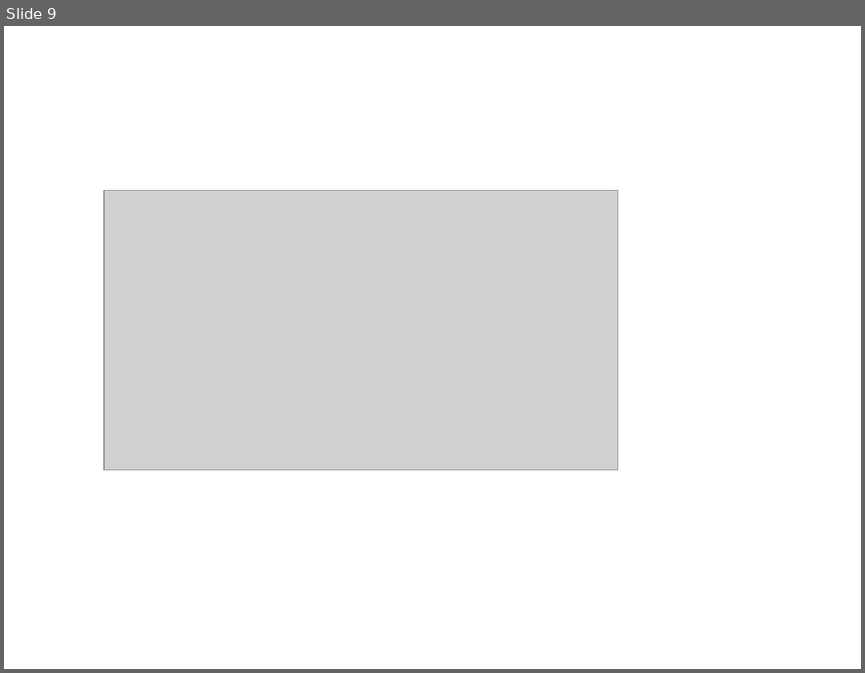
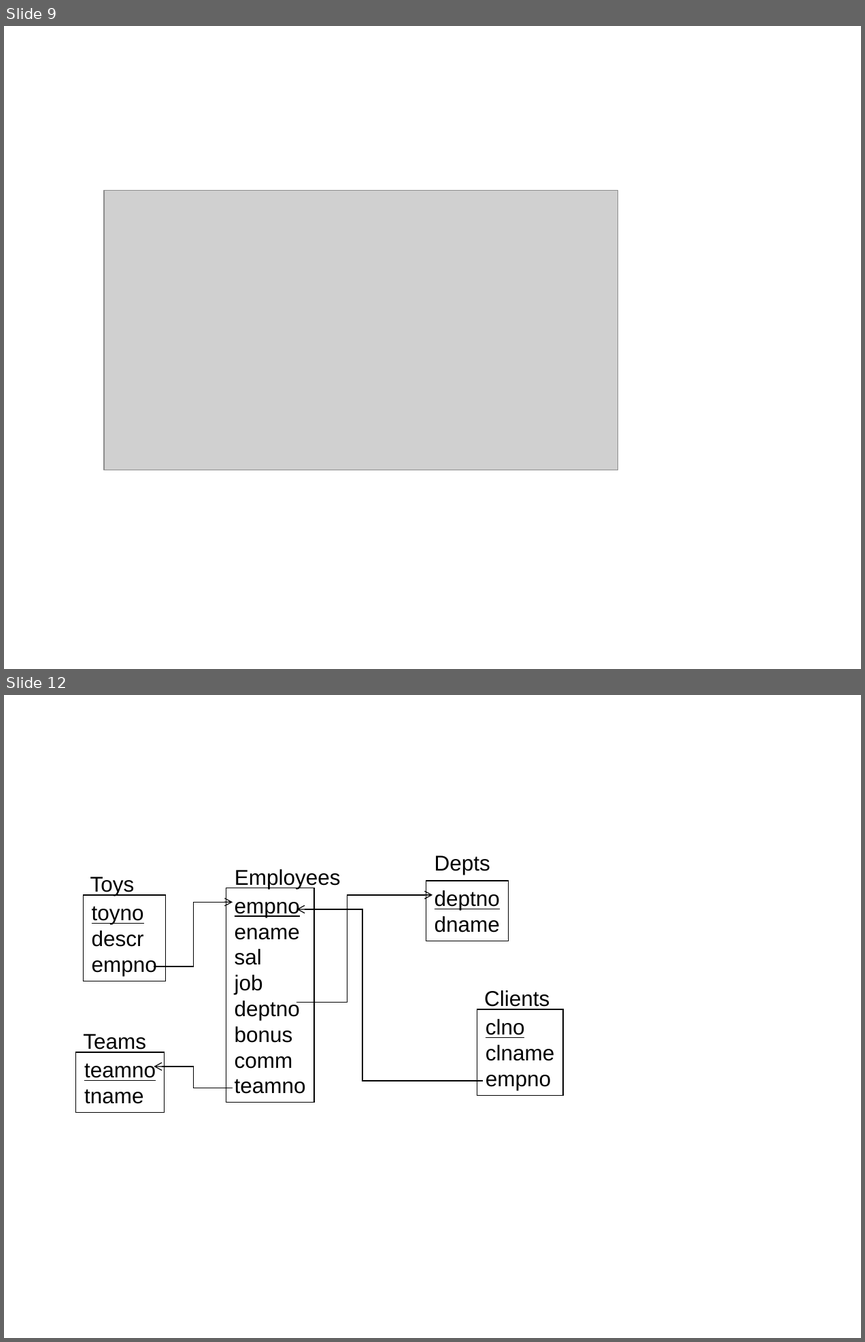
Before and after one commit to kimcharli/src-pe-tools, a slide deck: classes/CS579/dbclass/Project.ppt. Shown one above the other, each under a label of ours: slide 9 before the commit, slides 9 and 12 after it; the slides between them are not shown. The pictures are 865x673 and 865x1342 pixels, drawn with LibreOffice and Linux fonts; fonts in the diff are those of the drawing; grey boxes stand for pictures. Boxes give left, top, right and bottom in pixels: in the first picture for what was removed or moved away, otherwise in the second. Text is boxed around its words. In the diff, an @@ line names an element or a change of style, - is before the commit and + after.

```diff
--- a/classes/CS579/dbclass/Project.ppt
+++ b/classes/CS579/dbclass/Project.ppt
@@ slide 12 added at <box>4,695,861,1338</box>, background #FFFFFF @@
@@ text added at <box>434,855,490,875</box>, 18 pt, text #000000 @@
+Depts
@@ text added at <box>90,877,135,896</box>, 18 pt, text #000000 @@
+Toys
@@ text added at <box>235,869,341,889</box>, 18 pt, text #000000 @@
+Employees
@@ rectangle added at <box>83,895,165,981</box>, outline #000000 0.74 pt, 18 pt, text #000000 @@
+toyno
+descr
+empno
@@ rectangle added at <box>226,888,314,1102</box>, outline #000000 0.74 pt, 18 pt, text #000000 @@
+empno
+ename
+sal
+job
+deptno
+bonus
+comm
+teamno
@@ elbow arrow added from (297, 1002) to (432, 895), #000000 0.74 pt @@
@@ rectangle added at <box>426,881,508,941</box>, outline #000000 0.74 pt, 18 pt, text #000000, underline @@
+deptno
+dname
@@ elbow arrow added from (154, 966) to (232, 902), #000000 0.74 pt @@
@@ elbow arrow added from (482, 1081) to (297, 909), #000000 0.74 pt @@
@@ text added at <box>484,990,549,1010</box>, 18 pt, text #000000 @@
+Clients
@@ rectangle added at <box>477,1009,563,1095</box>, outline #000000 0.74 pt, 18 pt, text #000000 @@
+clno
+clname
+empno
@@ text added at <box>83,1034,146,1053</box>, 18 pt, text #000000 @@
+Teams
@@ rectangle added at <box>76,1052,164,1113</box>, outline #000000 0.74 pt, 18 pt, text #000000, underline @@
+teamno
+tname
@@ elbow arrow added from (232, 1087) to (154, 1066), #000000 0.74 pt @@
```
Also in this commit, not shown: 1 slide changed, 4 other slides added, 1 other file.
